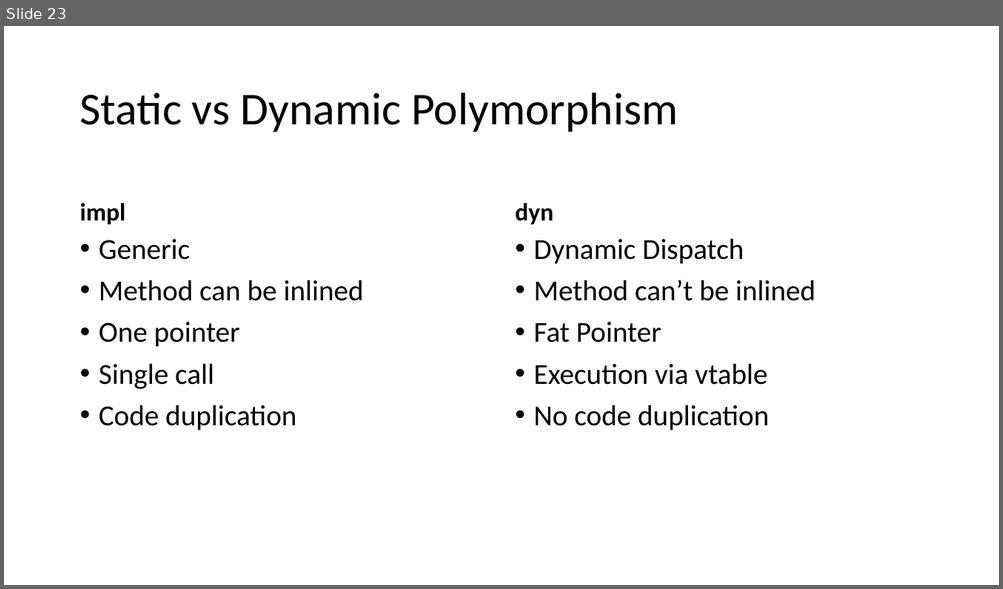
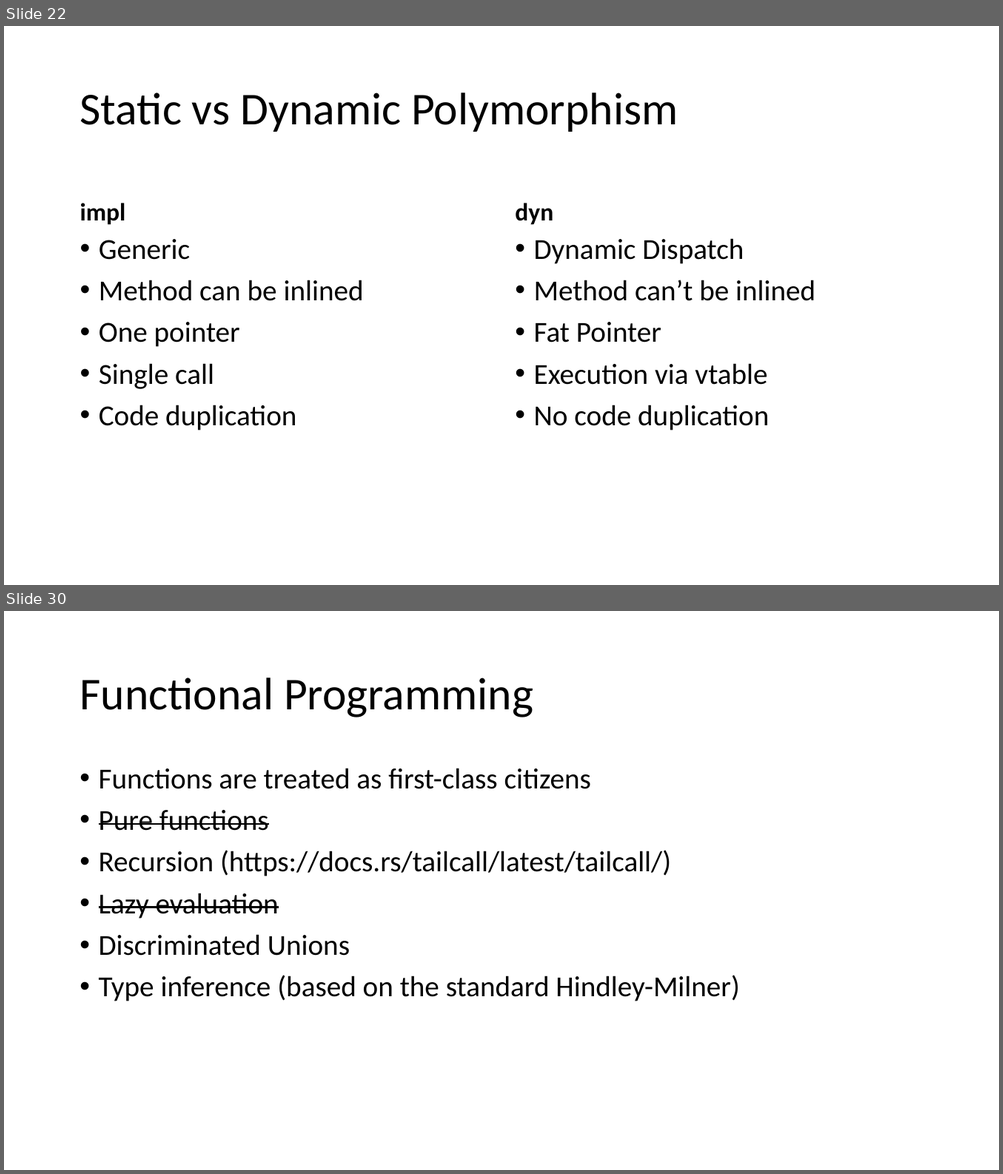
Before and after one commit to kugushev/course-rust-basics, a slide deck: src/06-OopFp/06-OopFp.pptx. Shown one above the other, each under a label of ours: slide 23 before the commit, slides 22 and 30 after it; the slides between them are not shown. The pictures are 1003x589 and 1003x1174 pixels, drawn with LibreOffice and Linux fonts; fonts in the diff are those of the drawing. Boxes give left, top, right and bottom in pixels: in the first picture for what was removed or moved away, otherwise in the second. Text is boxed around its words. In the diff, an @@ line names an element or a change of style, - is before the commit and + after.

```diff
--- a/src/06-OopFp/06-OopFp.pptx
+++ b/src/06-OopFp/06-OopFp.pptx
@@ slide 30 added at (4,611,999,1170), background #FFFFFF @@
@@ title added at (79,678,533,718), 44 pt, text #000000 @@
+Functional Programming
@@ text added at (99,768,740,1002), 28 pt, text #000000 @@
+• Functions are treated as first-class citizens
+• Pure functions
+• Recursion (https://docs.rs/tailcall/latest/tailcall/)
+• Lazy evaluation
+• Discriminated Unions
+• Type inference (based on the standard Hindley-Milner)
@@ what was slide 23 is now slide 22 @@
```
Also in this commit, not shown: 7 other slides added, 1 slide removed, 1 other file.
